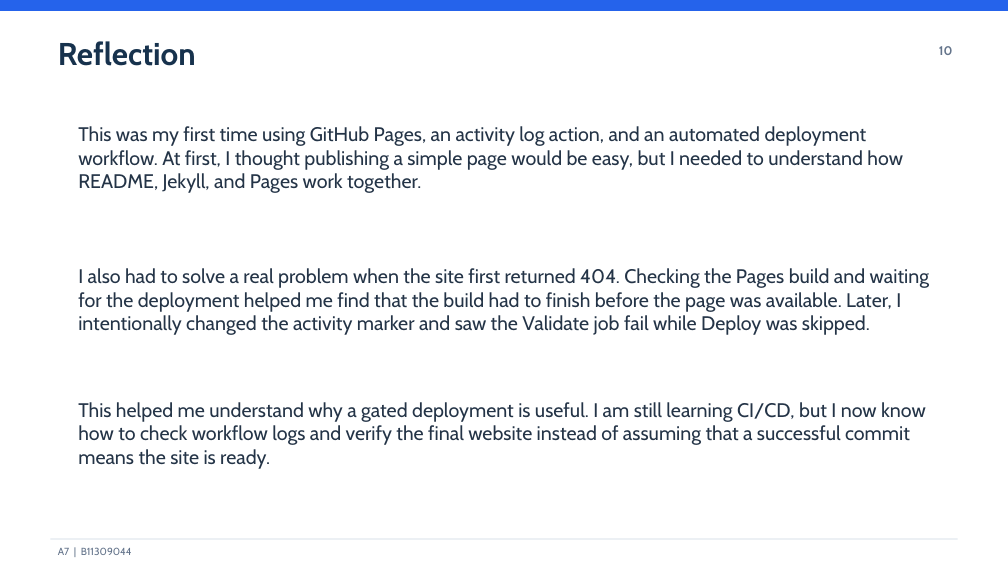
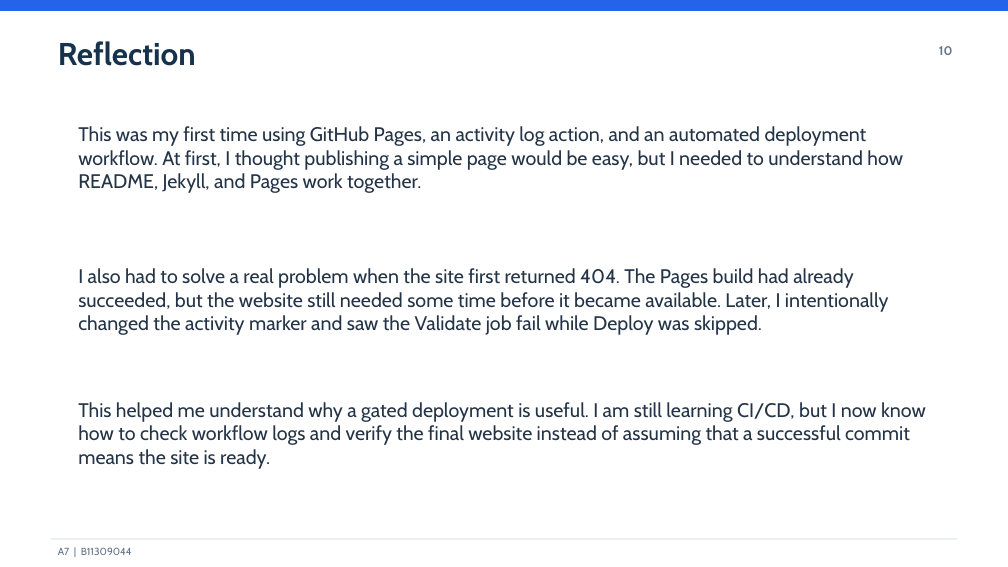
Before and after one commit to fanyuzhenfu/activity-log-a7, a slide deck: slide 10 of report/A7-B11309044.pptx. Drawn at 1008x567 pixels with LibreOffice and Linux fonts; fonts in the diff are those of the drawing. Boxes give left, top, right and bottom in pixels: in the first picture for what was removed or moved away, otherwise in the second. Text is boxed around its words. In the diff, an @@ line names an element or a change of style, - is before the commit and + after.

```diff
--- a/report/A7-B11309044.pptx
+++ b/report/A7-B11309044.pptx
@@ text at bbox=[78, 268, 889, 335]: text changed @@
-I also had to solve a real problem when the site first returned 404. Checking the Pages build and waiting for the deployment helped me find that the build had to finish before the page was available. Later, I intentionally changed the activity marker and saw the Validate job fail while Deploy was skipped.
+I also had to solve a real problem when the site first returned 404. The Pages build had already succeeded, but the website still needed some time before it became available. Later, I intentionally changed the activity marker and saw the Validate job fail while Deploy was skipped.
```
Also in this commit, not shown: 3 other slides changed, 2 other files.
